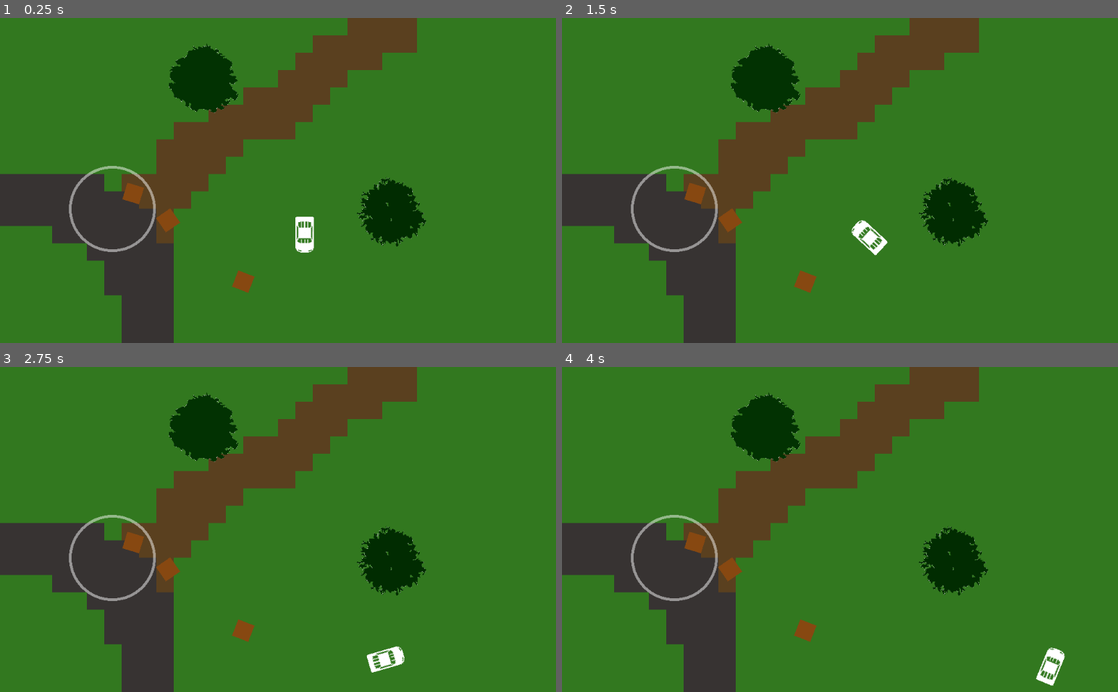
Above: before the commit, frames 1-4 (two rows, left to right).
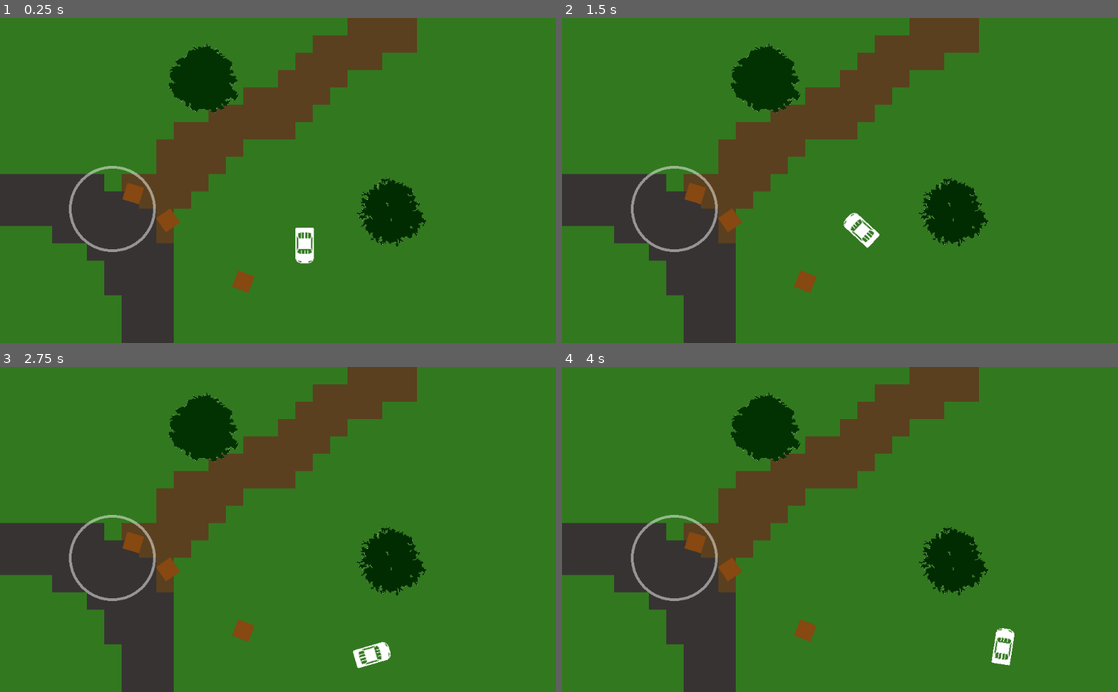
Above: after the commit, the same moments.

Repository: paulinodjm/SirtoliRacingGodot
Game: Godot game, scene res://scenes/DevScene.tscn
The game is run twice, just before and just after one commit, with the same random seed, the same clock (stepped at 60 frames per second) and the same inputs.
Inputs:
- Up to frame 1 (0.25 s): no input
- Up to frame 2 (1.5 s): tap Enter at 0.5 s; hold Right (game_right) 0.53-1.28 s; hold Down (game_brake) from 1.28 s (still down)
- Up to frame 3 (2.75 s): release Down (game_brake) at 2.03 s; hold Right (game_right) from 2.03 s (still down)
- Up to frame 4 (4 s): release Right (game_right) at 2.78 s; hold Up (game_accel) 2.78-3.53 s; hold Left (game_left) from 3.53 s (still down)

The runs differ from the first frame. In frame 1, 0.4% of the frame differs, in the area x 53-57%, y 61-76%; in frame 2, 0.4%; in frame 3, 0.5%; in frame 4, 0.7%, in the area x 77-91%, y 80-99%.

Commit message:
Add lateral friction

Diff:
--- a/assets/SirtoCar.tscn
+++ b/assets/SirtoCar.tscn
@@ -4,41 +4,21 @@
 [ext_resource path="res://assets/textures/carSirto.png" type="Texture" id=2]
 
 [sub_resource type="RectangleShape2D" id=1]
-
-custom_solver_bias = 0.0
 extents = Vector2( 16.8278, 32.8913 )
 
-[node name="SirtoCar" type="RigidBody2D" index="0"]
-
-input_pickable = false
-collision_layer = 1
-collision_mask = 1
-mode = 0
+[node name="SirtoCar" type="RigidBody2D"]
 mass = 20.0
-friction = 1.0
-bounce = 0.0
-gravity_scale = 1.0
-custom_integrator = false
-continuous_cd = 0
-contacts_reported = 0
-contact_monitor = false
-sleeping = false
 can_sleep = false
-linear_velocity = Vector2( 0, 0 )
-linear_damp = -1.0
-angular_velocity = 0.0
 angular_damp = 1.0
 script = ExtResource( 1 )
-_sections_unfolded = [ "Angular", "Linear", "Transform" ]
-accel_speed = 1000.0
+accel_speed = 1.0
 rotation_speed = 180.0
 
-[node name="Sprite" type="Sprite" parent="." index="0"]
-
+[node name="Sprite" type="Sprite" parent="."]
+position = Vector2( 0, 20 )
 rotation = 1.5708
 texture = ExtResource( 2 )
-_sections_unfolded = [ "Transform" ]
 
-[node name="CollisionShape2D" type="CollisionShape2D" parent="." index="1"]
-
+[node name="CollisionShape2D" type="CollisionShape2D" parent="."]
+position = Vector2( 0, 20 )
 shape = SubResource( 1 )
--- a/assets/scripts/SirtoCar.gd
+++ b/assets/scripts/SirtoCar.gd
@@ -2,6 +2,13 @@
 
 export var accel_speed = 90.0
 export var rotation_speed = 45.0
+
+const DRAW_AXIS_SCALE = 100
+const DRAW_VELOCITY_COLOR = Color.orange
+const DRAW_FORWARD_COLOR = Color.blue
+const DRAW_STRAFE_COLOR = Color.red
+const DRAW_AXIS_WEIGHT = 1
+const DRAW_FORCE_WEIGHT = 3
 
 func _ready():
 	pass
@@ -11,7 +18,29 @@
 	set_angular_velocity(torque)
 
 	var accel = accel_speed * get_move_input()
-	apply_impulse(Vector2(0,0), get_transform().y * accel)
+	apply_central_impulse(get_transform().y * accel)
+
+	var lateral_friction = -linear_velocity.project(transform.x)
+	apply_central_impulse(lateral_friction)
+
+func _process(delta):
+	update() # @DEBUG: triggers the canvas _draw function
+
+#func _draw():
+#	# Draws the local vectors
+#
+#	# Draws the global vectors
+#	draw_set_transform(Vector2.ZERO, -rotation, Vector2.ONE)
+#
+#	var move_forward = linear_velocity.project(transform.y)
+#	var move_strafe = linear_velocity.project(transform.x)
+#
+#	draw_line(Vector2.ZERO, linear_velocity, DRAW_VELOCITY_COLOR, DRAW_FORCE_WEIGHT)
+#	draw_line(Vector2.ZERO, transform.y * DRAW_AXIS_SCALE, DRAW_FORWARD_COLOR, DRAW_AXIS_WEIGHT)
+#	draw_line(Vector2.ZERO, transform.x * DRAW_AXIS_SCALE, DRAW_STRAFE_COLOR, DRAW_AXIS_WEIGHT)
+#	draw_line(Vector2.ZERO, move_forward, DRAW_FORWARD_COLOR, DRAW_FORCE_WEIGHT)
+#	draw_line(Vector2.ZERO, move_strafe, DRAW_STRAFE_COLOR, DRAW_FORCE_WEIGHT)
+#	pass
 
 func get_rotation_speed():
 	return deg2rad(rotation_speed)
--- a/scenes/DevScene.tscn
+++ b/scenes/DevScene.tscn
@@ -1,11 +1,11 @@
 [gd_scene load_steps=9 format=2]
 
 [ext_resource path="res://assets/TileSet.tres" type="TileSet" id=1]
-[ext_resource path="res://assets/CheckPoint.tscn" type="PackedScene" id=2]
-[ext_resource path="res://assets/Box.tscn" type="PackedScene" id=3]
-[ext_resource path="res://assets/SirtoCar.tscn" type="PackedScene" id=4]
-[ext_resource path="res://assets/Tree1.tscn" type="PackedScene" id=5]
-[ext_resource path="res://assets/Tree2.tscn" type="PackedScene" id=6]
+[ext_resource path="res://assets/Box.tscn" type="PackedScene" id=2]
+[ext_resource path="res://assets/SirtoCar.tscn" type="PackedScene" id=3]
+[ext_resource path="res://assets/Tree1.tscn" type="PackedScene" id=4]
+[ext_resource path="res://assets/Tree2.tscn" type="PackedScene" id=5]
+[ext_resource path="res://assets/CheckPoint.tscn" type="PackedScene" id=6]
 
 [sub_resource type="RectangleShape2D" id=1]
 extents = Vector2( 520, 10 )
@@ -24,30 +24,30 @@
 "_edit_lock_": true
 }
 
-[node name="CheckPoint" parent="." instance=ExtResource( 2 )]
-position = Vector2( 207.001, 353.002 )
-
-[node name="Box" parent="." instance=ExtResource( 3 )]
+[node name="Box" parent="." instance=ExtResource( 2 )]
 position = Vector2( 448.078, 486.647 )
 rotation = 0.369403
 
-[node name="Box2" parent="." instance=ExtResource( 3 )]
+[node name="Box2" parent="." instance=ExtResource( 2 )]
 position = Vector2( 245.326, 324.008 )
 rotation = 0.29712
 
-[node name="Box3" parent="." instance=ExtResource( 3 )]
+[node name="Box3" parent="." instance=ExtResource( 2 )]
 position = Vector2( 309.507, 373.602 )
 rotation = 0.964252
 
-[node name="SirtoCar" parent="." instance=ExtResource( 4 )]
+[node name="SirtoCar" parent="." instance=ExtResource( 3 )]
 position = Vector2( 561.239, 400.428 )
 accel_speed = 90.0
 
-[node name="Tree1" parent="." instance=ExtResource( 5 )]
+[node name="Tree1" parent="." instance=ExtResource( 4 )]
 position = Vector2( 720.919, 357.991 )
 
-[node name="Tree2" parent="." instance=ExtResource( 6 )]
+[node name="Tree2" parent="." instance=ExtResource( 5 )]
 position = Vector2( 375.344, 110.896 )
+
+[node name="CheckPoint" parent="." instance=ExtResource( 6 )]
+position = Vector2( 207.001, 353.002 )
 
 [node name="TopWall" type="StaticBody2D" parent="."]
 editor/display_folded = true
